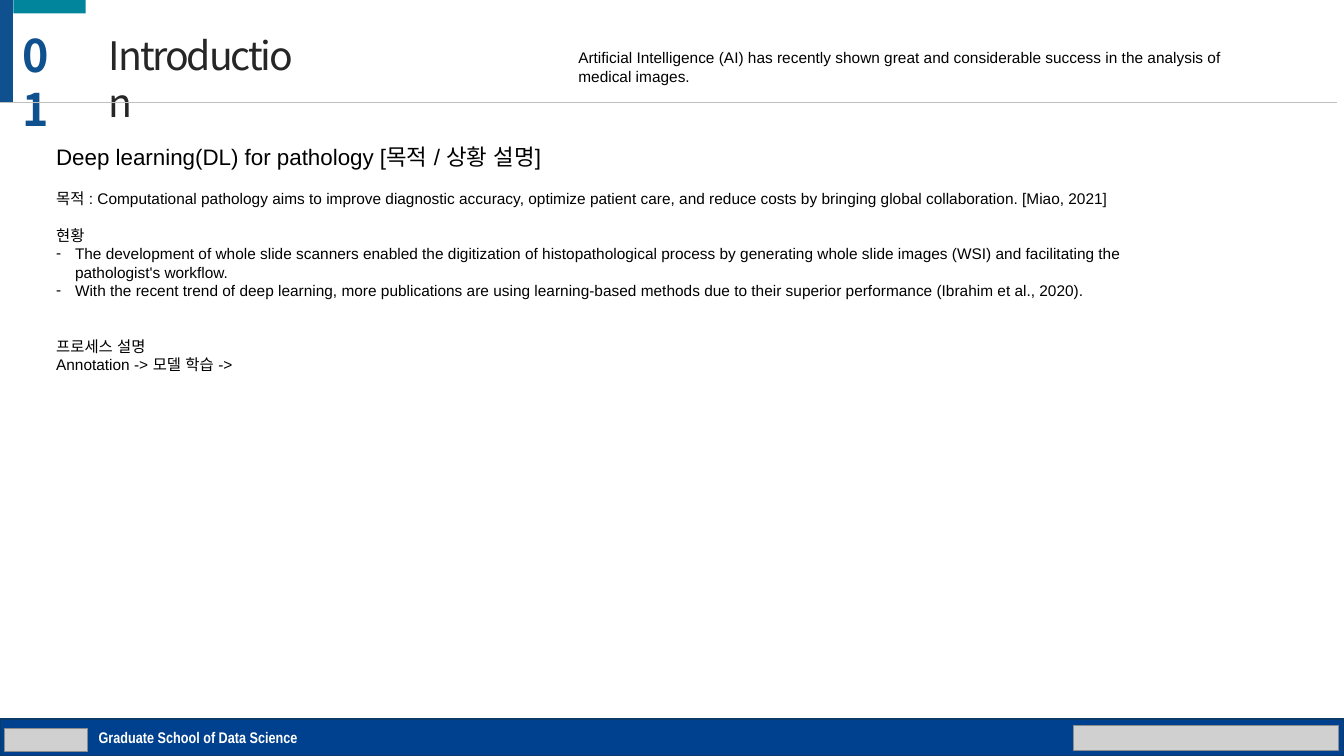
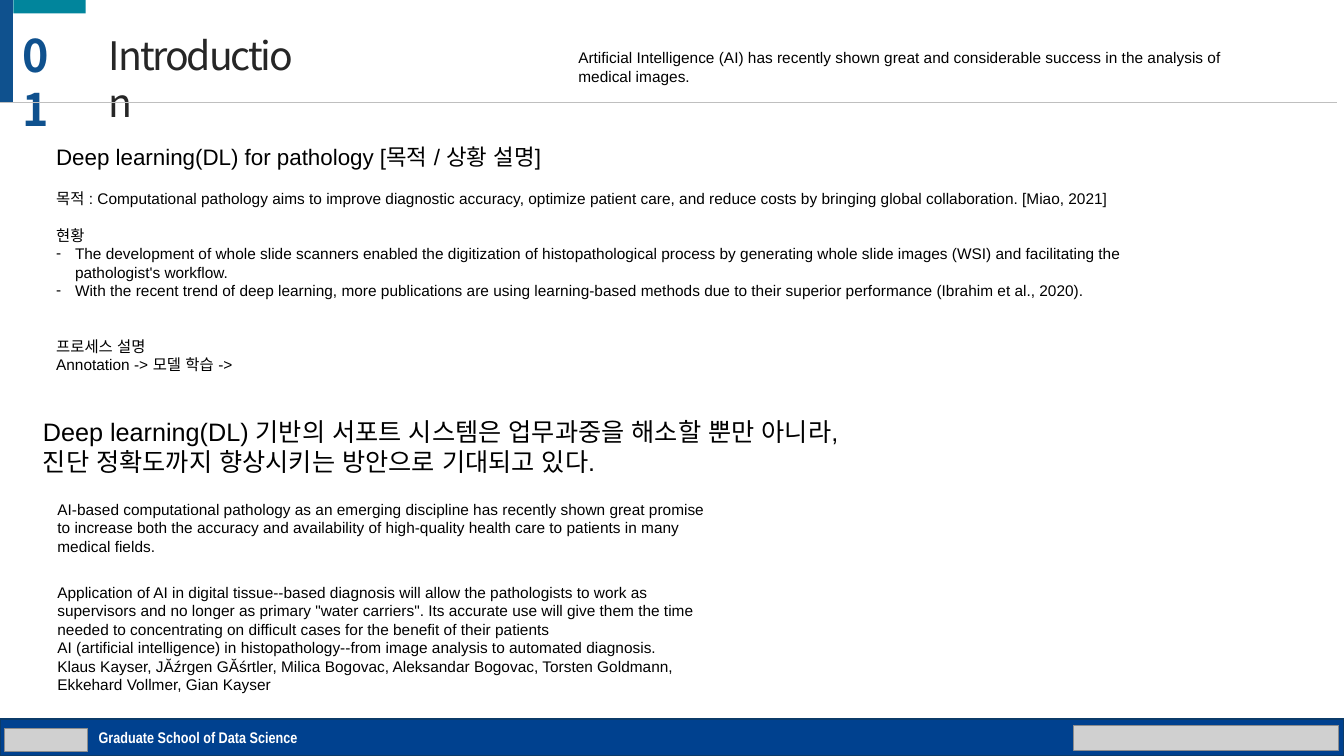
Before and after one commit to gusrn0505/TIL, a slide deck: slide 6 of 씨젠/연구 발표 양식.pptx. Drawn at 1344x756 pixels with LibreOffice and Linux fonts; fonts in the diff are those of the drawing; grey boxes stand for pictures. Boxes give left, top, right and bottom in pixels: in the first picture for what was removed or moved away, otherwise in the second. Text is boxed around its words. In the diff, an @@ line names an element or a change of style, - is before the commit and + after.

```diff
--- a/씨젠/연구 발표 양식.pptx
+++ b/씨젠/연구 발표 양식.pptx
@@ text added at [43,420,839,473], 18 pt, text #000000 @@
+Deep learning(DL) 기반의 서포트 시스템은 업무과중을 해소할 뿐만 아니라,
+진단 정확도까지 향상시키는 방안으로 기대되고 있다.
@@ text added at [57,504,704,552], 11 pt, text #000000 @@
+AI-based computational pathology as an emerging discipline has recently shown great promise to increase both the accuracy and availability of high-quality health care to patients in many medical fields.
@@ text added at [57,587,693,693], 11 pt, text #000000 @@
+Application of AI in digital tissue--based diagnosis will allow the pathologists to work as supervisors and no longer as primary "water carriers". Its accurate use will give them the time needed to concentrating on difficult cases for the benefit of their patients
+AI (artificial intelligence) in histopathology--from image analysis to automated diagnosis.
+Klaus Kayser, JĂźrgen GĂśrtler, Milica Bogovac, Aleksandar Bogovac, Torsten Goldmann, Ekkehard Vollmer, Gian Kayser
```
Also in this commit, not shown: 2 other slides changed, 3 other files.
